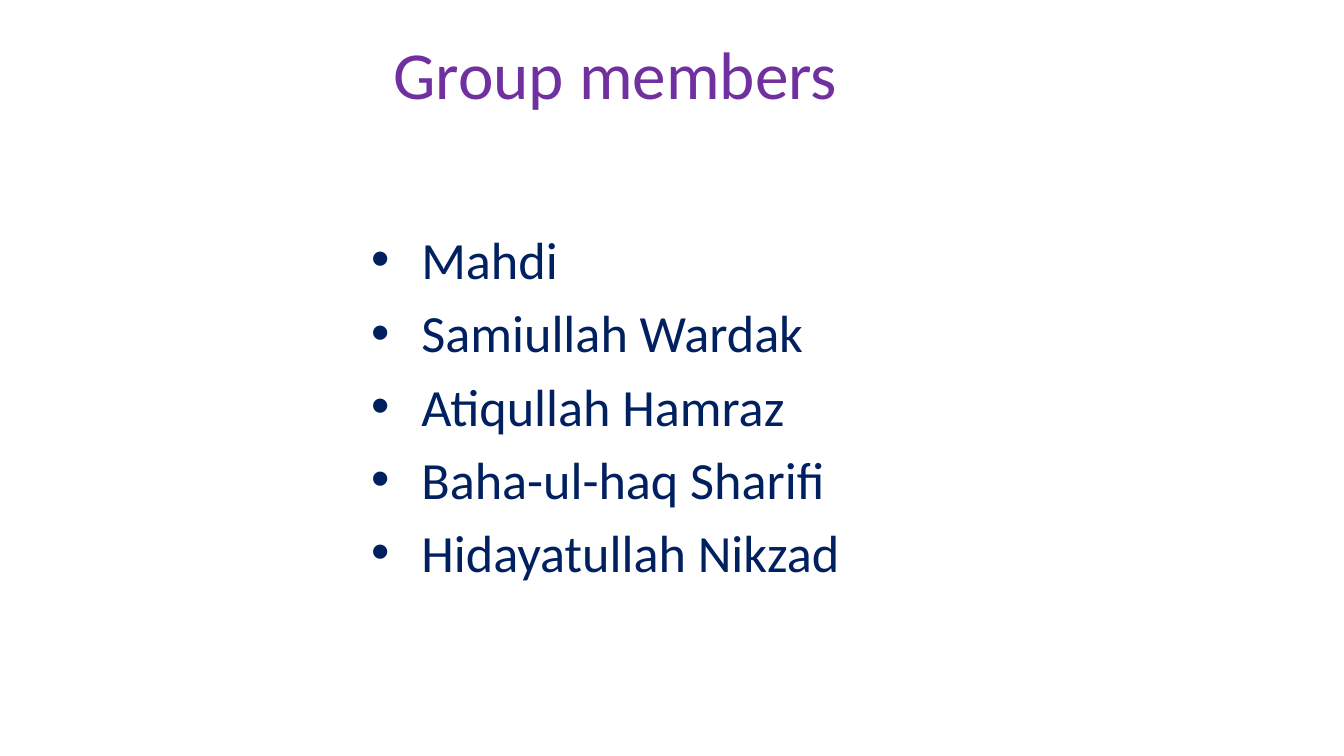
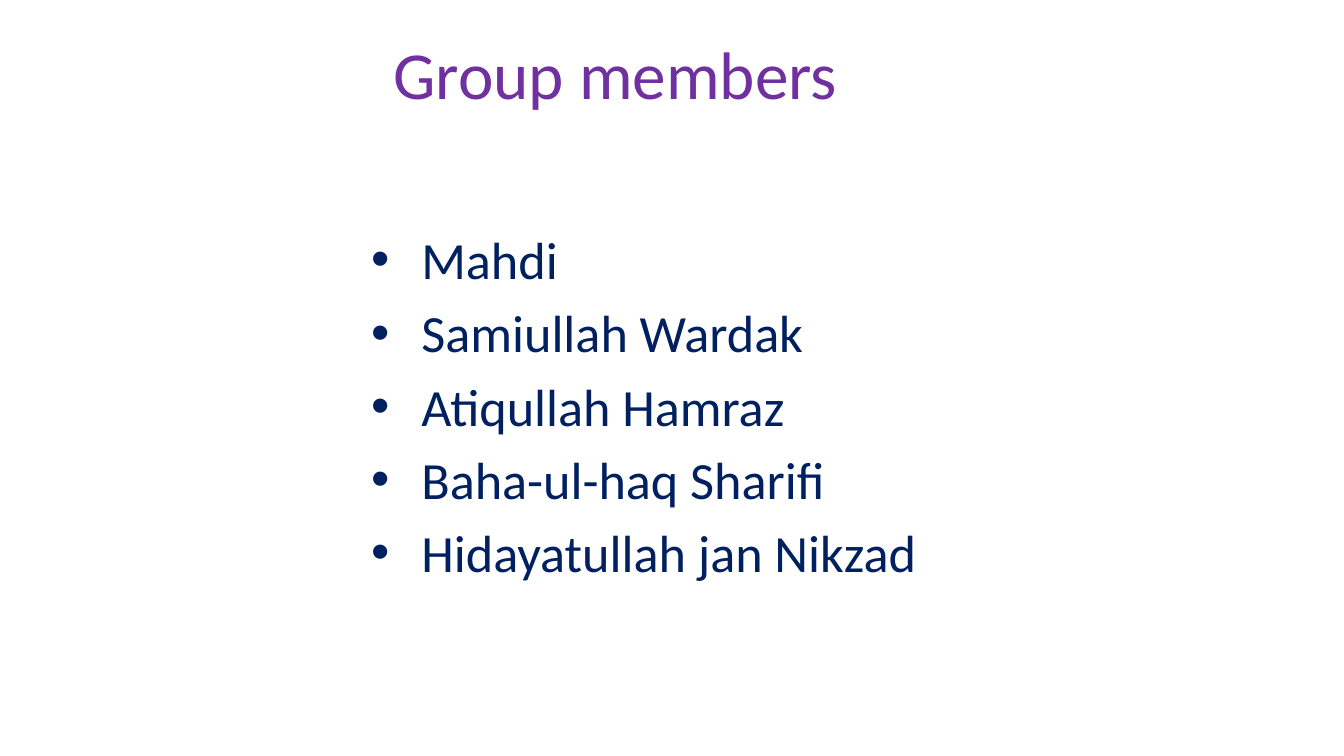
Before and after one commit to Hero-Team/active-drictory-installation-and-configuration-on-windows-server, a slide deck: slide 2 of active.pptx. Drawn at 1344x756 pixels with LibreOffice and Linux fonts; fonts in the diff are those of the drawing; background and template pictures are left out. Boxes give left, top, right and bottom in pixels: in the first picture for what was removed or moved away, otherwise in the second. Text is boxed around its words. In the diff, an @@ line names an element or a change of style, - is before the commit and + after.

Commit message:
added

```diff
--- a/active.pptx
+++ b/active.pptx
@@ text at <box>421,535,916,581</box>: text changed @@
-• Hidayatullah Nikzad
+• Hidayatullah jan Nikzad
```
